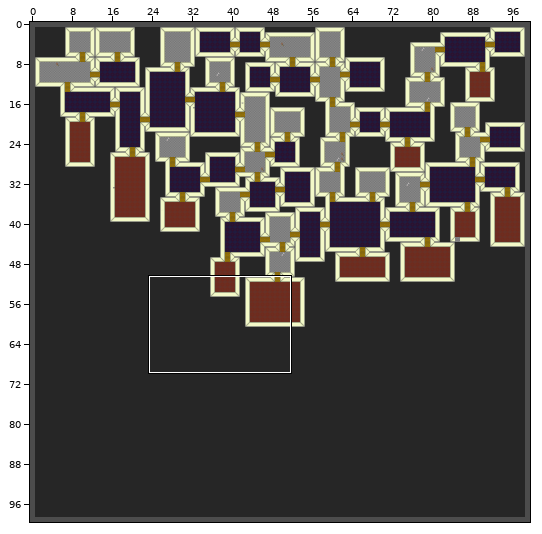
Two states of a Tiled map, desktop/Maps/test.tmx. Above: a wide view before the commit, with the close-up outlined.
Close-up. Earlier state:
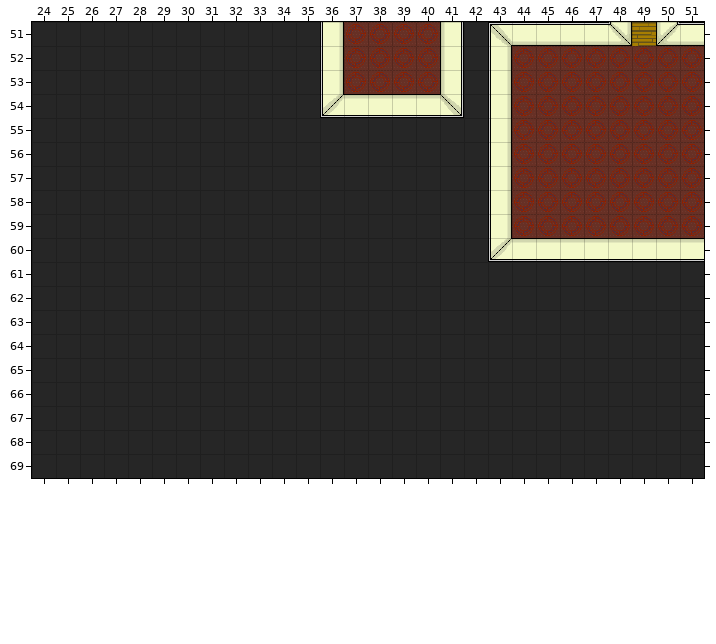
Cells are 32x32 px. Shown: x 24..51, y 51..69. The commit also changed other parts of the map, which this record leaves out.
Once edited:
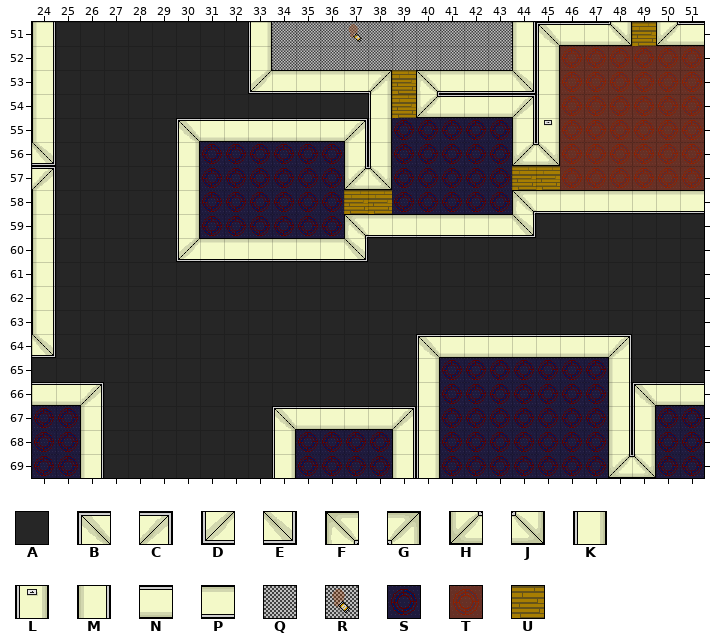
Key: from "Office01": A 0, B 2, C 3, D 4, E 5, F 6, G 7, H 8, J 9, K 10, L 13, M 20, N 30, P 40, Q 50, R 52, S 60, T 70, U 99.
_ is an empty cell.
Edits made:
{"where": "layer \"tileLayer\""}
{"y":51,"x":24,"old":"A","new":"M"}
{"y":51,"x":33,"old":"AAAKTTTTMABNN","new":"KQQQRQQQQQQMB"}
{"y":52,"x":24,"old":"A","new":"M"}
{"y":52,"x":33,"old":"AAAKTTTTMAKTT","new":"KQQQQQQQQQQMK"}
{"y":53,"x":24,"old":"A","new":"M"}
{"y":53,"x":33,"old":"AAAKTTTTMAKTT","new":"DPPPPGUFPPPEK"}
{"y":54,"x":24,"old":"A","new":"M"}
{"y":54,"x":36,"old":"DPPPPEAKTT","new":"AAKUHNNNCK"}
{"y":55,"x":24,"old":"A","new":"M"}
{"y":55,"x":30,"old":"AAAAAAAAAAAAAKTT","new":"BNNNNNNCKSSSSSML"}
{"y":56,"x":24,"old":"A","new":"E"}
{"y":56,"x":30,"old":"AAAAAAAAAAAAAKTT","new":"KSSSSSSMKSSSSSHJ"}
{"y":57,"x":24,"old":"A","new":"C"}
{"y":57,"x":30,"old":"AAAAAAAAAAAAAKTT","new":"KSSSSSSHJSSSSSUU"}
{"y":58,"x":24,"old":"A","new":"M"}
{"y":58,"x":30,"old":"AAAAAAAAAAAAAKTTTTTTTT","new":"KSSSSSSUUSSSSSFPPPPPPP"}
{"y":59,"x":24,"old":"A","new":"M"}
{"y":59,"x":30,"old":"AAAAAAAAAAAAAKTTTTTTTT","new":"KSSSSSSFPPPPPPEAAAAAAA"}
{"y":60,"x":24,"old":"A","new":"M"}
{"y":60,"x":30,"old":"AAAAAAAA","new":"DPPPPPPE"}
{"y":60,"x":43,"old":"DPPPPPPPP","new":"AAAAAAAAA"}
{"y":61,"x":24,"old":"A","new":"M"}
{"y":62,"x":24,"old":"A","new":"M"}
{"y":63,"x":24,"old":"A","new":"M"}
{"y":64,"x":24,"old":"A","new":"E"}
{"y":64,"x":40,"old":"AAAAAAAAA","new":"BNNNNNNNC"}
{"y":65,"x":40,"old":"AAAAAAAAA","new":"KSSSSSSSM"}
{"y":66,"x":24,"old":"AAA","new":"NNC"}
{"y":66,"x":40,"old":"AAAAAAAAAAAA","new":"KSSSSSSSMBNN"}
{"y":67,"x":24,"old":"AAA","new":"SSM"}
{"y":67,"x":34,"old":"AAAAAAAAAAAAAAAAAA","new":"BNNNNCKSSSSSSSMKSS"}
{"y":68,"x":24,"old":"AAA","new":"SSM"}
{"y":68,"x":34,"old":"AAAAAAAAAAAAAAAAAA","new":"KSSSSMKSSSSSSSMKSS"}
{"y":69,"x":24,"old":"AAA","new":"SSM"}
{"y":69,"x":34,"old":"AAAAAAAAAAAAAAAAAA","new":"KSSSSMKSSSSSSSHJSS"}
{"label":"changed","picture_box":[32,22,56,358]}
{"label":"changed","picture_box":[176,22,704,262]}
{"label":"changed","picture_box":[272,334,704,478]}
{"label":"changed","picture_box":[32,382,104,478]}
